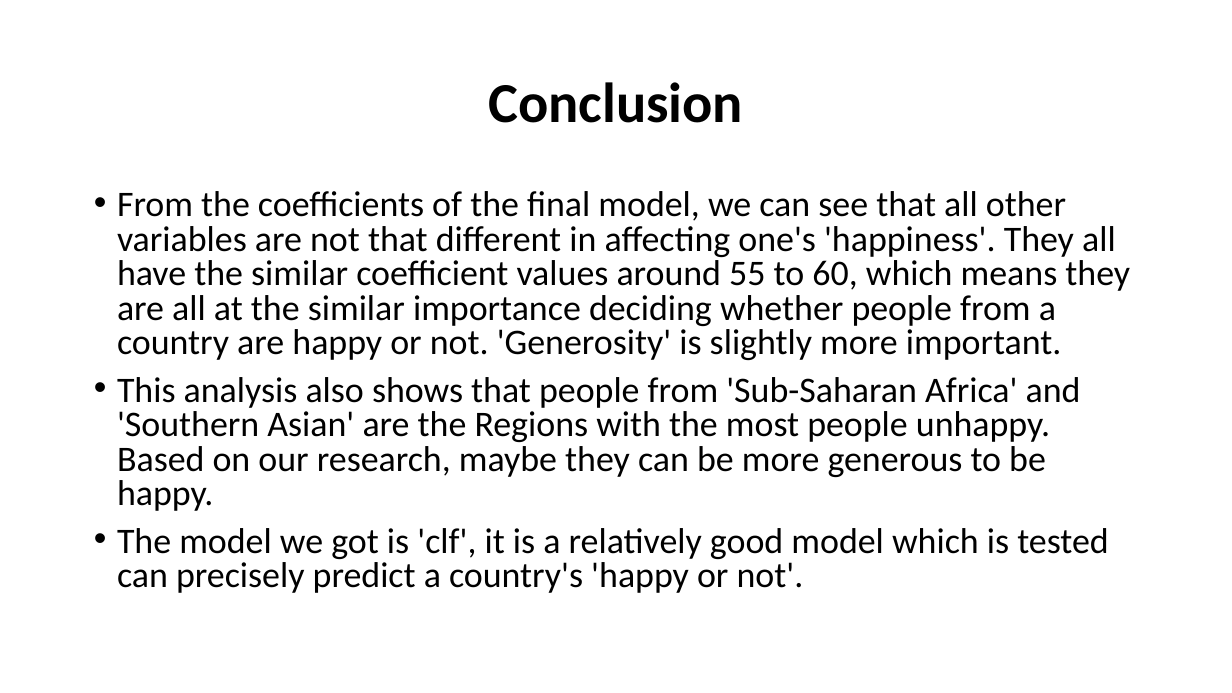
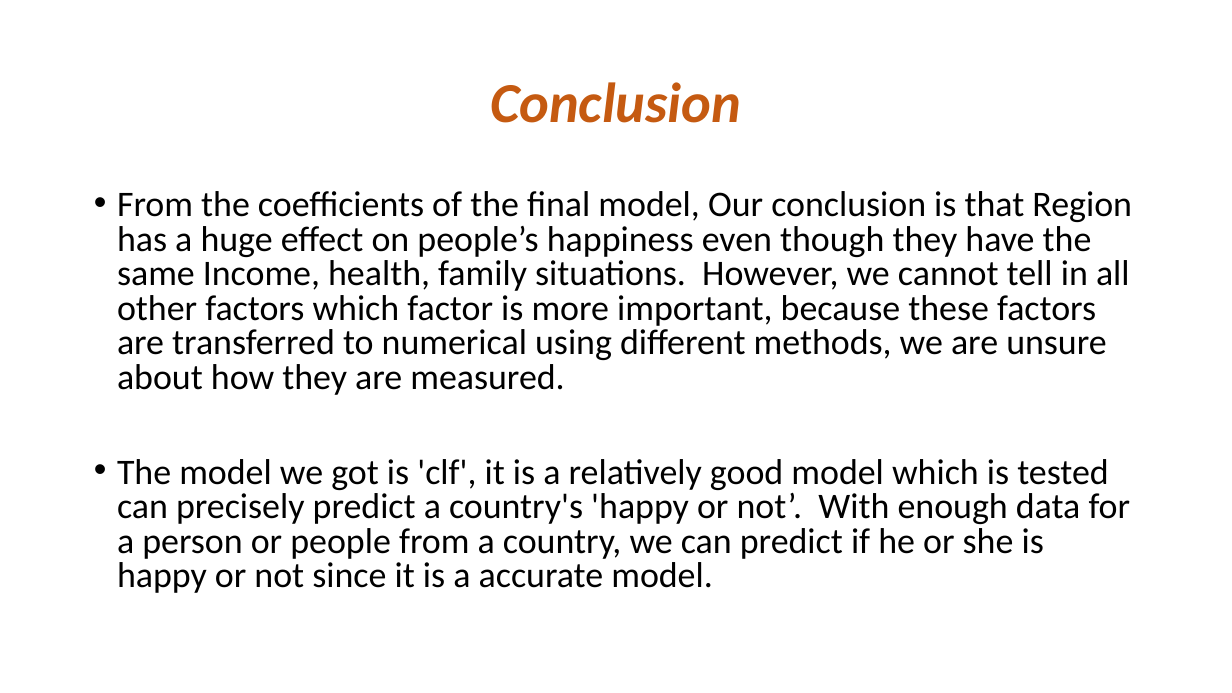
Before and after one commit to wqx13579/Happiness, a slide deck: slide 15 of Final_presentation.pptx. Drawn at 1232x693 pixels with LibreOffice and Linux fonts; fonts in the diff are those of the drawing. Boxes give left, top, right and bottom in pixels: in the first picture for what was removed or moved away, otherwise in the second. Text is boxed around its words. In the diff, an @@ line names an element or a change of style, - is before the commit and + after.

```diff
--- a/Final_presentation.pptx
+++ b/Final_presentation.pptx
@@ title "Conclusion" at [490, 82, 741, 123]: text colour #000000 to #C55A11, italic on @@
@@ text at [117, 191, 1132, 593]: text changed @@
-• From the coefficients of the final model, we can see that all other variables are not that different in affecting one's 'happiness'. They all have the similar coefficient values around 55 to 60, which means they are all at the similar importance deciding whether people from a country are happy or not. 'Generosity' is slightly more important.
-• This analysis also shows that people from 'Sub-Saharan Africa' and 'Southern Asian' are the Regions with the most people unhappy. Based on our research, maybe they can be more generous to be happy.
-• The model we got is 'clf', it is a relatively good model which is tested can precisely predict a country's 'happy or not'.
+• From the coefficients of the final model, Our conclusion is that Region has a huge effect on people’s happiness even though they have the same Income, health, family situations. However, we cannot tell in all other factors which factor is more important, because these factors are transferred to numerical using different methods, we are unsure about how they are measured.
+• The model we got is 'clf', it is a relatively good model which is tested can precisely predict a country's 'happy or not’. With enough data for a person or people from a country, we can predict if he or she is happy or not since it is a accurate model.
```
Also in this commit, not shown: 13 other slides changed, 2 slides added, 3 other files.
